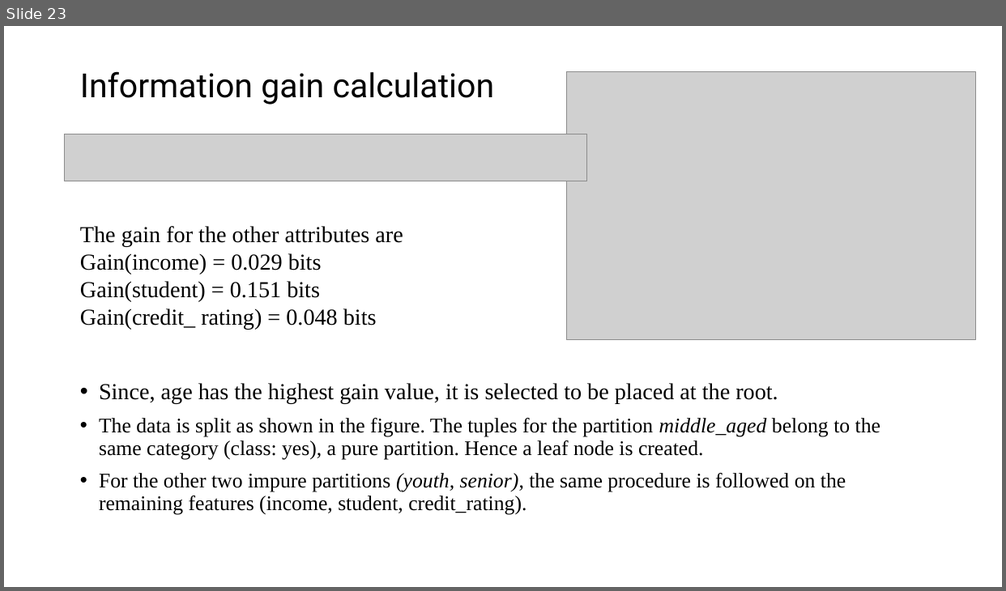
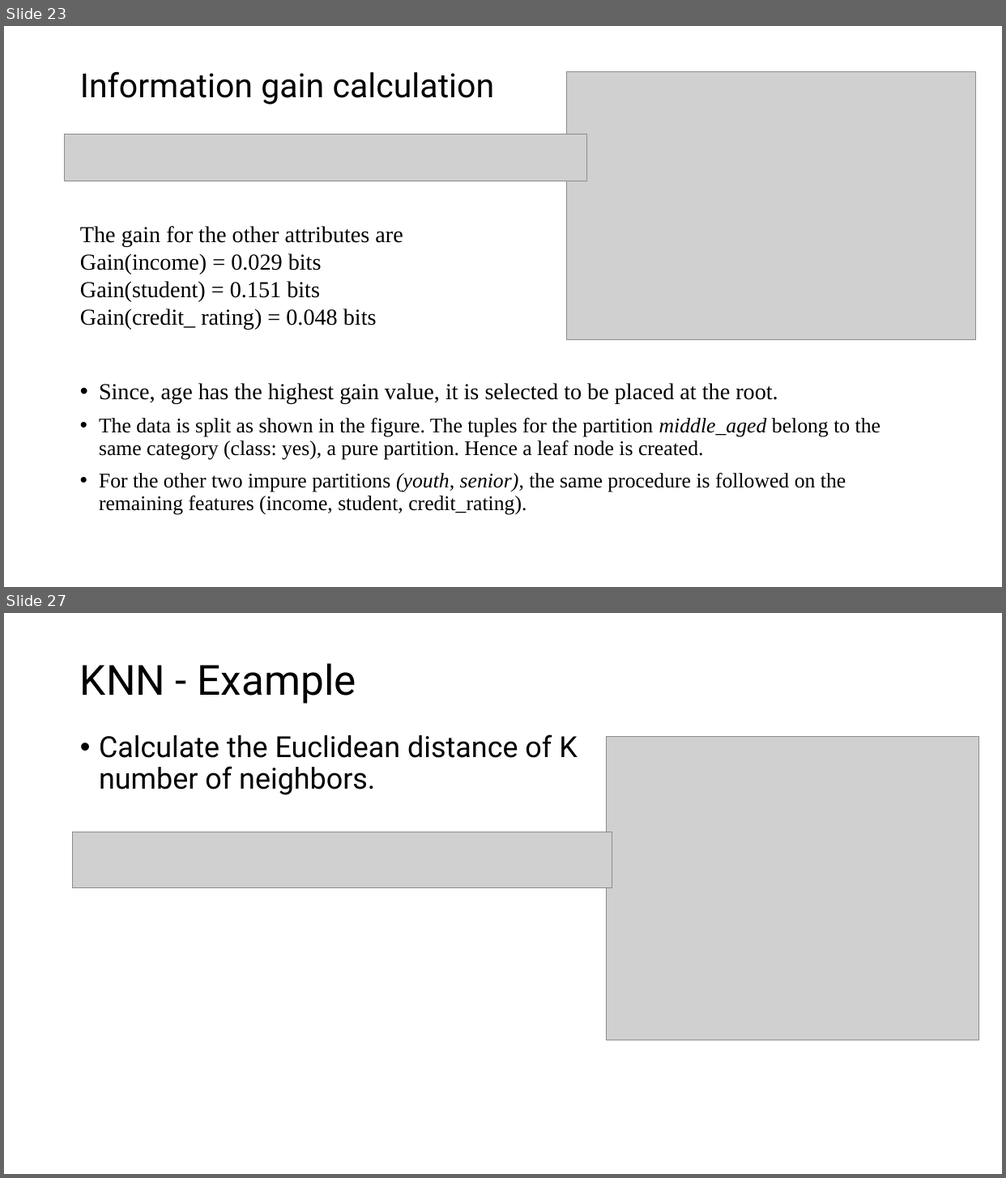
Before and after one commit to gurungdipen/FDS-2024, a slide deck: Modeling.pptx. Shown one above the other, each under a label of ours: slide 23 before the commit, slides 23 and 27 after it; the slides between them are not shown. The pictures are 1006x591 and 1006x1178 pixels, drawn with LibreOffice and Linux fonts; fonts in the diff are those of the drawing; grey boxes stand for pictures. Boxes give left, top, right and bottom in pixels: in the first picture for what was removed or moved away, otherwise in the second. Text is boxed around its words. In the diff, an @@ line names an element or a change of style, - is before the commit and + after.

```diff
--- a/Modeling.pptx
+++ b/Modeling.pptx
@@ slide 27 added at box(4, 613, 1002, 1174), background #FFFFFF @@
@@ title added at box(80, 663, 356, 704), 40 pt, text #000000 @@
+KNN - Example
@@ text added at box(99, 735, 577, 795), 28 pt, text #000000 @@
+• Calculate the Euclidean distance of K number of neighbors.
@@ picture added at box(607, 736, 979, 1040) @@
@@ picture added at box(73, 833, 612, 888) @@
```
Also in this commit, not shown: 7 other slides added.
